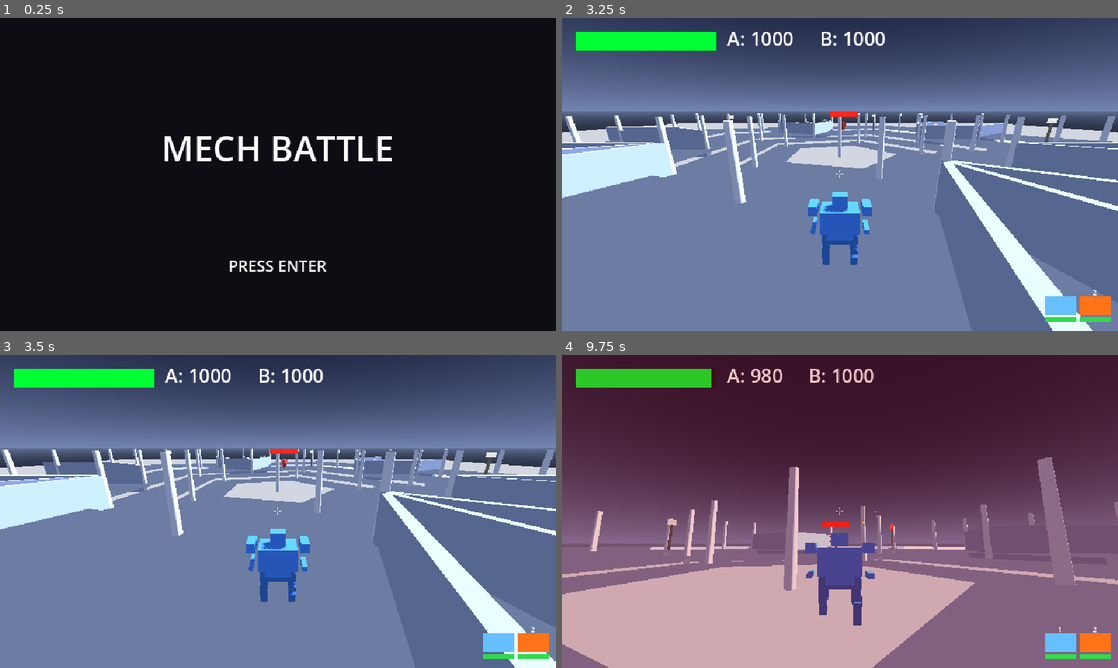
Above: before the commit, frames 1-4 (two rows, left to right).
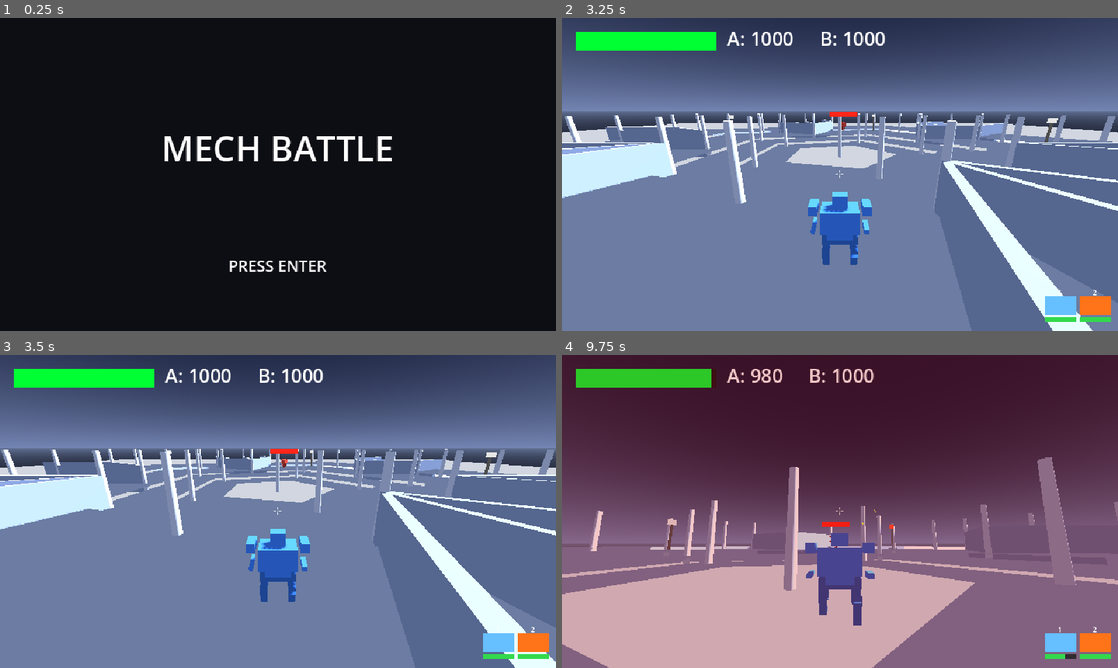
Above: after the commit, the same moments.

Repository: jonathandaley/Hardpoint
Game: Godot game, scene res://scenes/ui/TitleScreen.tscn
Same seed, same stepped clock (60 frames per second), same inputs: the game is played once before the commit and once after it.
Inputs (mouse positions are in pixels of both pictures, inside the frame that each line leads up to):
- Up to frame 1 (0.25 s): no input
- Up to frame 2 (3.25 s): tap Enter (ui_accept) at 0.5, 0.77 s; move the mouse to (962, 158) at 0.52 s; press the mouse at (962, 158) at 0.53 s; hold D (move_right) 0.53-1.25 s; release the mouse at (962, 158) at 1.25 s; click "MECH" at 1.25 s; click "PILOT" at 2 s; click "FIND MATCH" at 2.75 s
- Up to frame 3 (3.5 s): no input
- Up to frame 4 (9.75 s): move the mouse to (812, 511) at 3.52 s; hold W (move_forward) 3.53-8.03 s; right-click (812, 511) at 3.6 s; tap Enter (ui_accept) at 3.77, 5.27, 6.02, 6.77, 8.27, 9.02 s; move the mouse to (851, 505) at 4.27 s; press the mouse at (851, 505) at 4.28 s; move the mouse to (834, 517) at 5.02 s; release the mouse at (834, 517) at 5.03 s; right-click (834, 517) at 5.1 s; move the mouse to (878, 514) at 5.77 s; press the mouse at (878, 514) at 5.78 s; move the mouse to (795, 508) at 6.52 s; release the mouse at (795, 508) at 6.53 s; right-click (795, 508) at 6.6 s; move the mouse to (845, 511) at 7.27 s; press the mouse at (845, 511) at 7.28 s; move the mouse to (817, 505) at 8.02 s; release the mouse at (817, 505) at 8.03 s; hold D (move_right) 8.03-8.78 s; right-click (817, 505) at 8.1 s; move the mouse to (867, 511) at 8.77 s; press the mouse at (867, 511) at 8.78 s; hold W (move_forward) from 8.78 s (still down); move the mouse to (812, 511) at 9.52 s; release the mouse at (812, 511) at 9.53 s; right-click (812, 511) at 9.6 s

Frames 1-3 are identical in both runs. In frame 4, less than 0.1% of the frame differs, in the area x 53-93%, y 49-98%.

Commit message:
Fix Rifle refill rate and unify range
Refill rate must be slower than fire rate (burst-fire feel per ROADMAP).
Light: 6->1/sec, Heavy: 3->0.5/sec. Both variants range unified to 100.

Co-Authored-By: Claude Sonnet 4.6 <noreply@anthropic.com>

Diff:
--- a/scenes/weapons/RifleHeavy.tscn
+++ b/scenes/weapons/RifleHeavy.tscn
@@ -16,7 +16,7 @@
 range = 100.0
 max_ammo = 12
 magazine_type = 1
-refill_rate = 3.0
+refill_rate = 0.5
 projectile_speed = 55.0
 shake_magnitude = 0.03
 
--- a/scenes/weapons/RifleLight.tscn
+++ b/scenes/weapons/RifleLight.tscn
@@ -13,10 +13,10 @@
 script = ExtResource("1")
 damage = 20.0
 fire_rate = 3.0
-range = 80.0
+range = 100.0
 max_ammo = 20
 magazine_type = 1
-refill_rate = 6.0
+refill_rate = 1.0
 projectile_speed = 55.0
 shake_magnitude = 0.02
 
